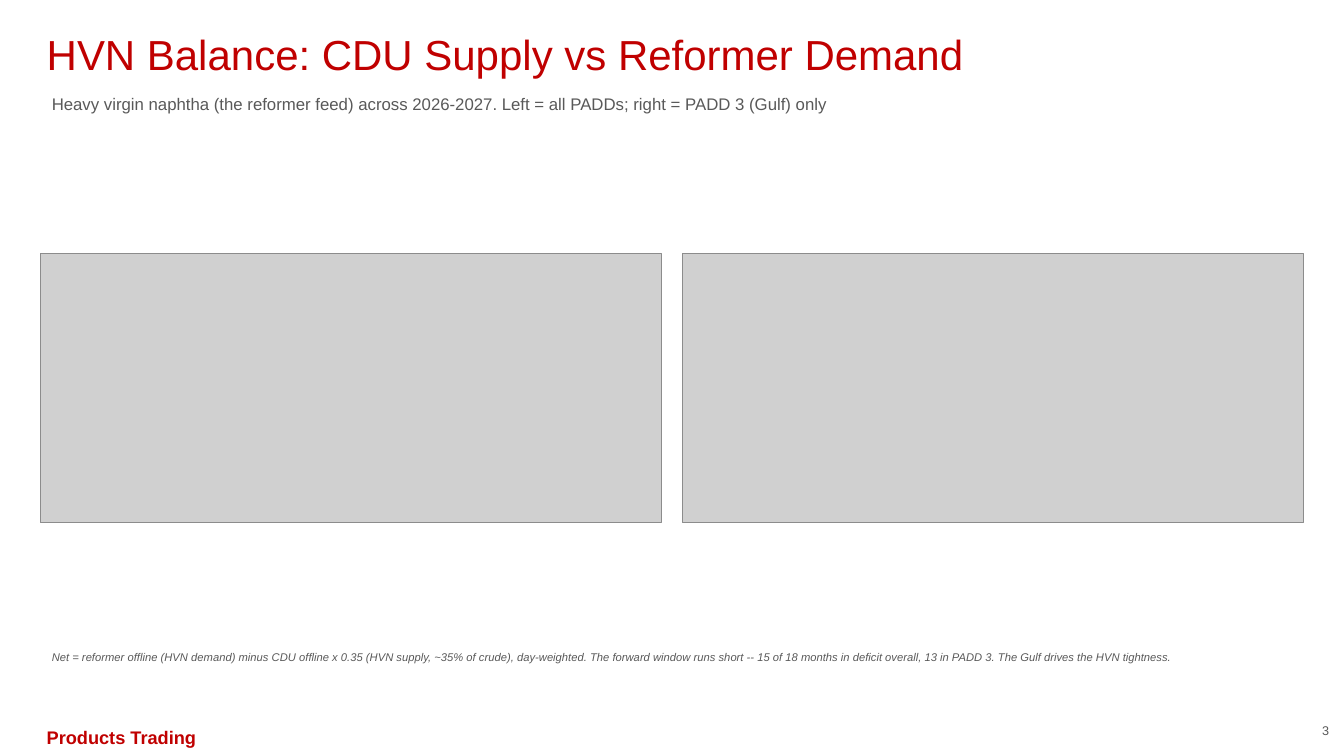
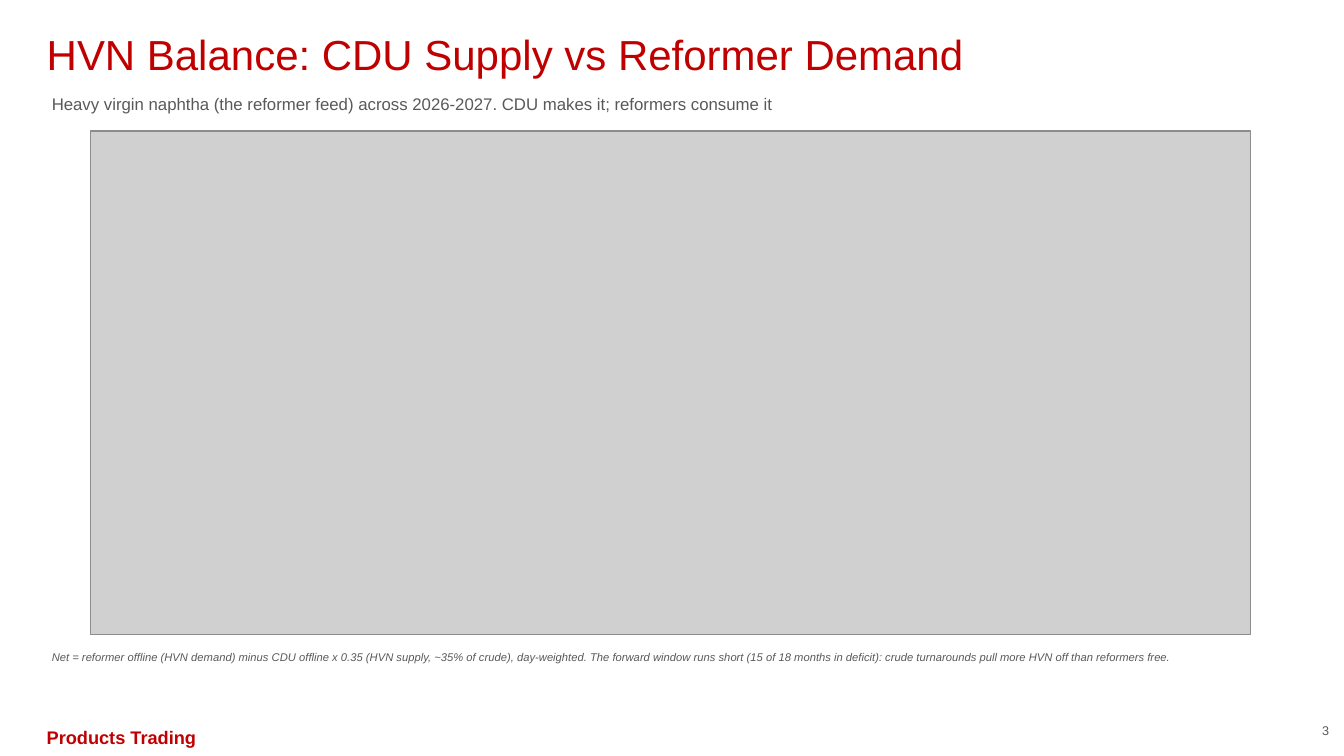
Before and after one commit to HoldenCole/Outages-script, a slide deck: slide 4 of output/outage_deck_naphtha.pptx. Drawn at 1344x756 pixels with LibreOffice and Linux fonts; fonts in the diff are those of the drawing; grey boxes stand for pictures. Boxes give left, top, right and bottom in pixels: in the first picture for what was removed or moved away, otherwise in the second. Text is boxed around its words. In the diff, an @@ line names an element or a change of style, - is before the commit and + after.

```diff
--- a/output/outage_deck_naphtha.pptx
+++ b/output/outage_deck_naphtha.pptx
@@ text at (52,98,772,114): text changed @@
-Heavy virgin naphtha (the reformer feed) across 2026-2027. Left = all PADDs; right = PADD 3 (Gulf) only
+Heavy virgin naphtha (the reformer feed) across 2026-2027. CDU makes it; reformers consume it
@@ picture: place and size @@
-picture at (40,253,661,523)
+picture at (91,131,1251,635)
@@ picture removed at (683,253,1304,523) @@
@@ text at (52,653,1169,664): text changed @@
-Net = reformer offline (HVN demand) minus CDU offline x 0.35 (HVN supply, ~35% of crude), day-weighted. The forward window runs short -- 15 of 18 months in deficit overall, 13 in PADD 3. The Gulf drives the HVN tightness.
+Net = reformer offline (HVN demand) minus CDU offline x 0.35 (HVN supply, ~35% of crude), day-weighted. The forward window runs short (15 of 18 months in deficit): crude turnarounds pull more HVN off than reformers free.
```
Also in this commit, not shown: 4 other slides changed, 1 slide added, 1 other file.
